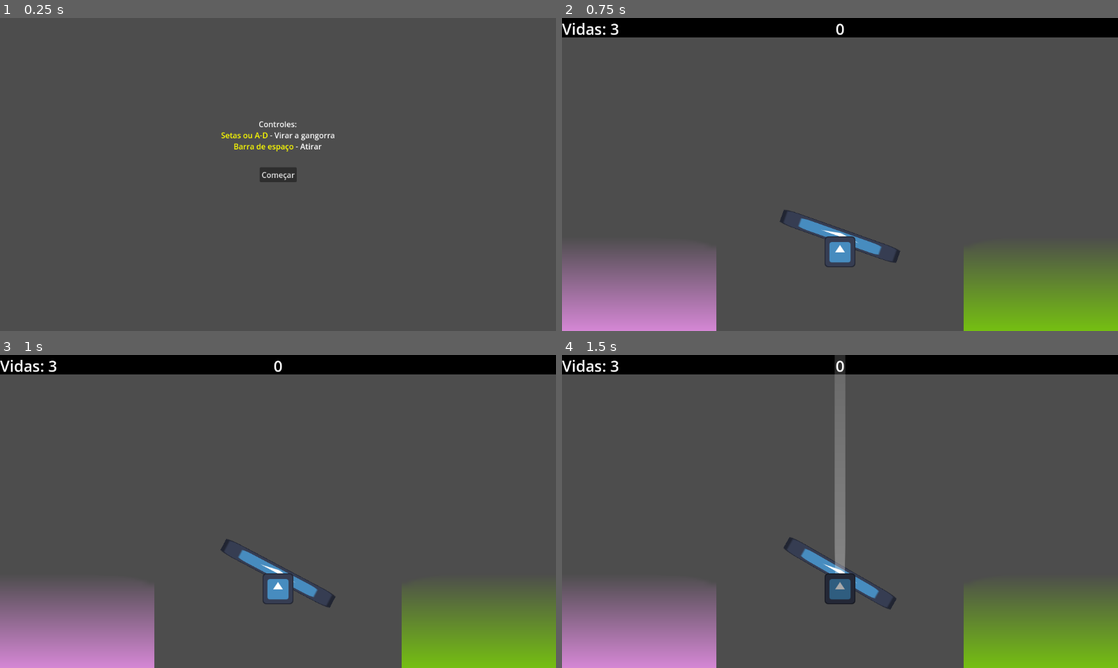
Above: before the commit, frames 1-4 (two rows, left to right).
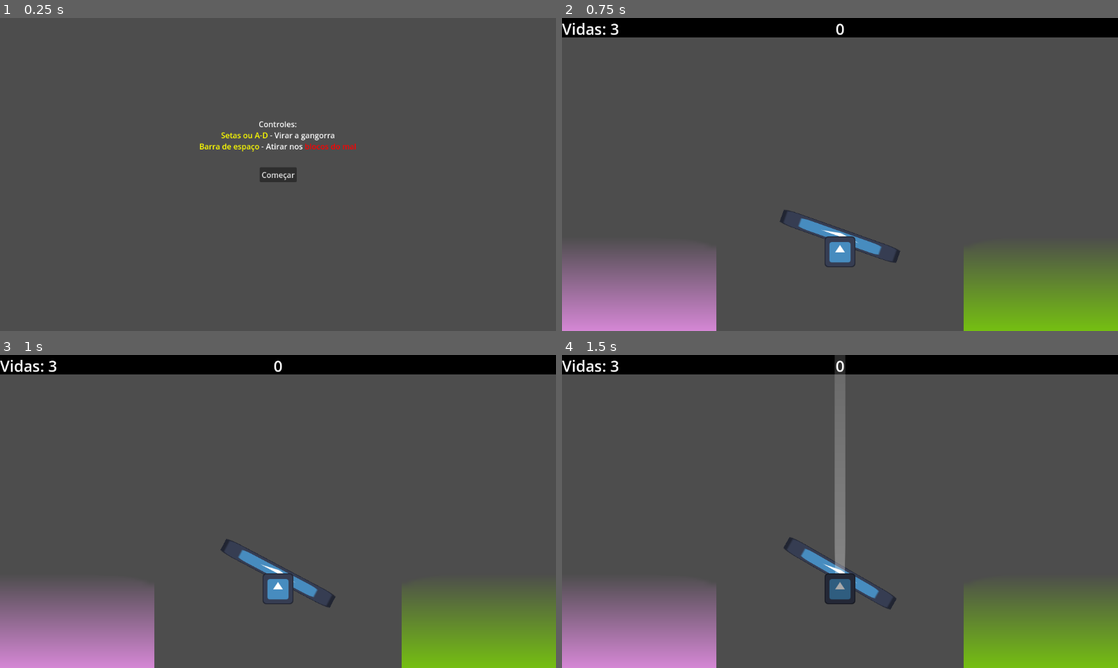
Above: after the commit, the same moments.

Repository: KettLovahr/RodizioKett
Game: Godot game, scene res://Scenes/main_menu.tscn
Same seed, same stepped clock (60 frames per second), same inputs: the game is played once before the commit and once after it. The engine's default icon, where the game draws it, is replaced by a stand-in: a white triangle on a blue panel in a dark square.
Inputs:
- Up to frame 1 (0.25 s): no input
- Up to frame 2 (0.75 s): click "Começar" at 0.5 s
- Up to frame 3 (1 s): no input
- Up to frame 4 (1.5 s): hold D (move_right) from 1.28 s (still down); tap Space (move_shoot) at 1.35 s

The runs differ from the first frame. In frame 1, 0.3% of the frame differs, in the area x 35-64%, y 40-43%; in frame 2, nothing differs; in frame 3, nothing differs; in frame 4, nothing differs.

Commit message:
controls clarification

Diff:
--- a/Scenes/main_menu.tscn
+++ b/Scenes/main_menu.tscn
@@ -18,16 +18,16 @@
 anchor_top = 0.5
 anchor_right = 0.5
 anchor_bottom = 0.5
-offset_left = -120.0
+offset_left = -184.0
 offset_top = -116.0
-offset_right = 120.0
+offset_right = 184.0
 offset_bottom = -28.0
 grow_horizontal = 2
 grow_vertical = 2
 bbcode_enabled = true
 text = "Controles:
 [color=yellow]Setas ou A-D[/color] - Virar a gangorra
-[color=yellow]Barra de espaço[/color] - Atirar"
+[color=yellow]Barra de espaço[/color] - Atirar nos [color=red]blocos do mal[/color]"
 horizontal_alignment = 1
 
 [node name="Button" type="Button" parent="."]
